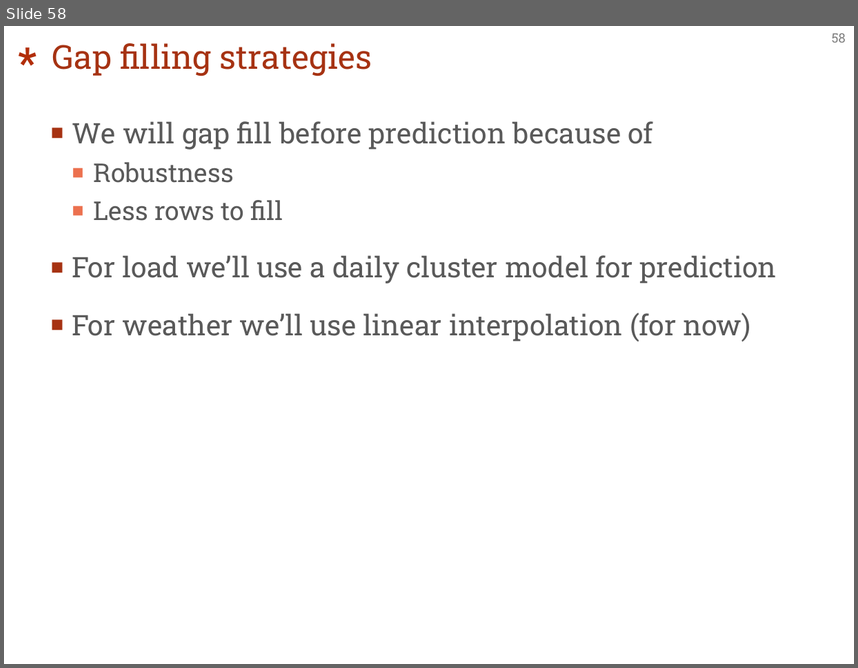
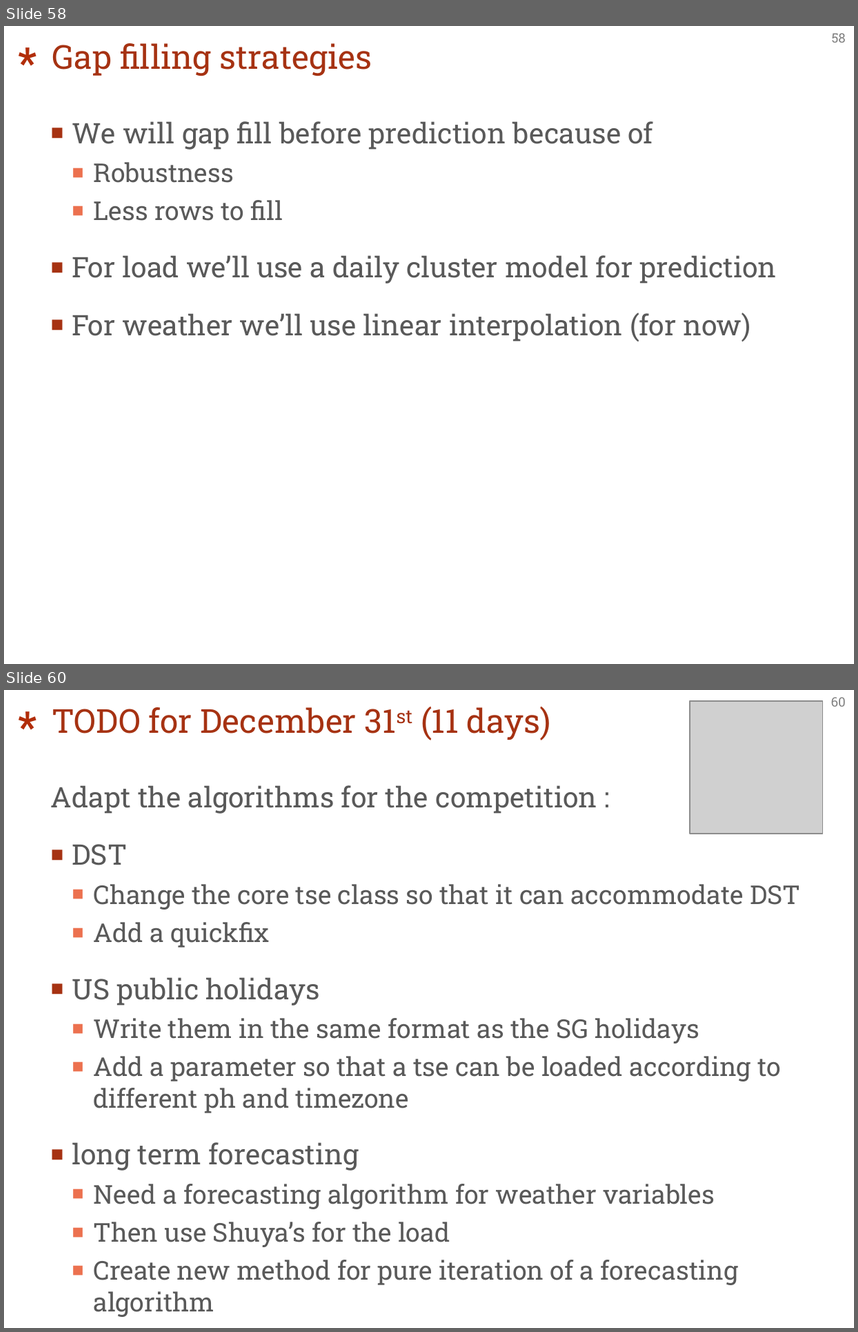
Before and after one commit to EBlonkowski/tshandy, a slide deck: architecture/architecture.pptx. Shown one above the other, each under a label of ours: slide 58 before the commit, slides 58 and 60 after it; the slides between them are not shown. The pictures are 858x668 and 858x1332 pixels, drawn with LibreOffice and Linux fonts; fonts in the diff are those of the drawing; grey boxes stand for pictures. Boxes give left, top, right and bottom in pixels: in the first picture for what was removed or moved away, otherwise in the second. Text is boxed around its words. In the diff, an @@ line names an element or a change of style, - is before the commit and + after.

```diff
--- a/architecture/architecture.pptx
+++ b/architecture/architecture.pptx
@@ slide 60 added at box(4, 690, 854, 1328), background #FFFFFF; not listed: 2 template elements that a slide beside it also shows @@
@@ title added at box(52, 707, 550, 740), 28 pt, text #A63212 @@
+TODO for December 31st (11 days)
@@ picture added at box(690, 701, 822, 834) @@
@@ text added at box(51, 785, 801, 1317), 22 pt, text #595959 @@
+Adapt the algorithms for the competition :
+■ DST
+  ■ Change the core tse class so that it can accommodate DST
+  ■ Add a quickfix
+■ US public holidays
+  ■ Write them in the same format as the SG holidays
+  ■ Add a parameter so that a tse can be loaded according to different ph and timezone
+■ long term forecasting
+  ■ Need a forecasting algorithm for weather variables
+  ■ Then use Shuya’s for the load
+  ■ Create new method for pure iteration of a forecasting algorithm
```
Also in this commit, not shown: 13 other slides added, 5 other files.
